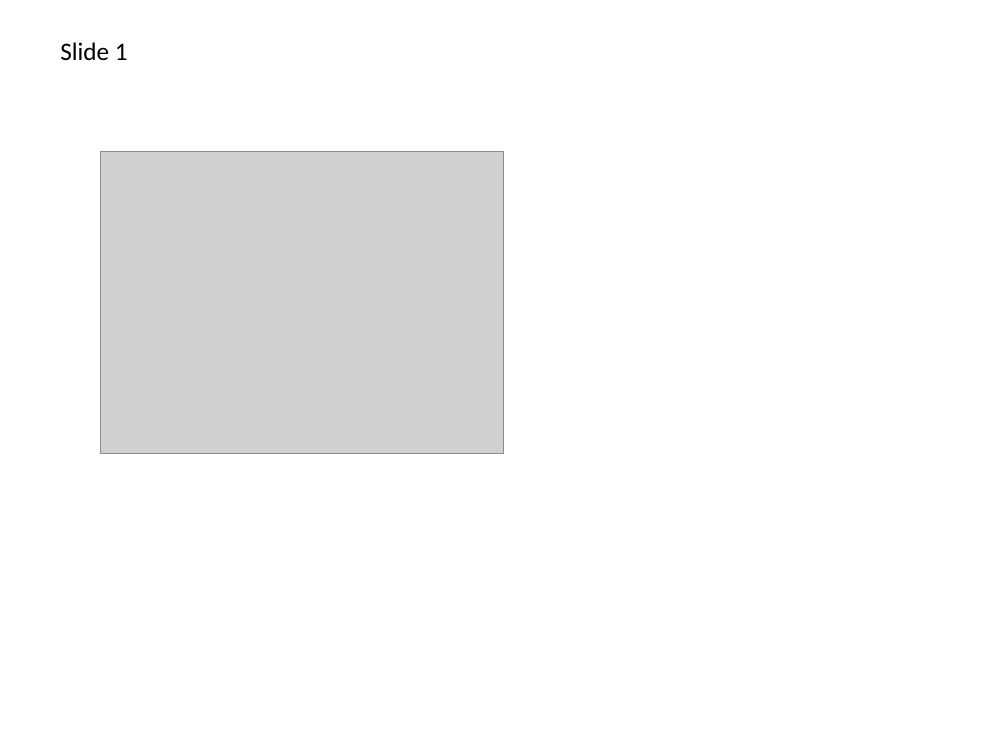
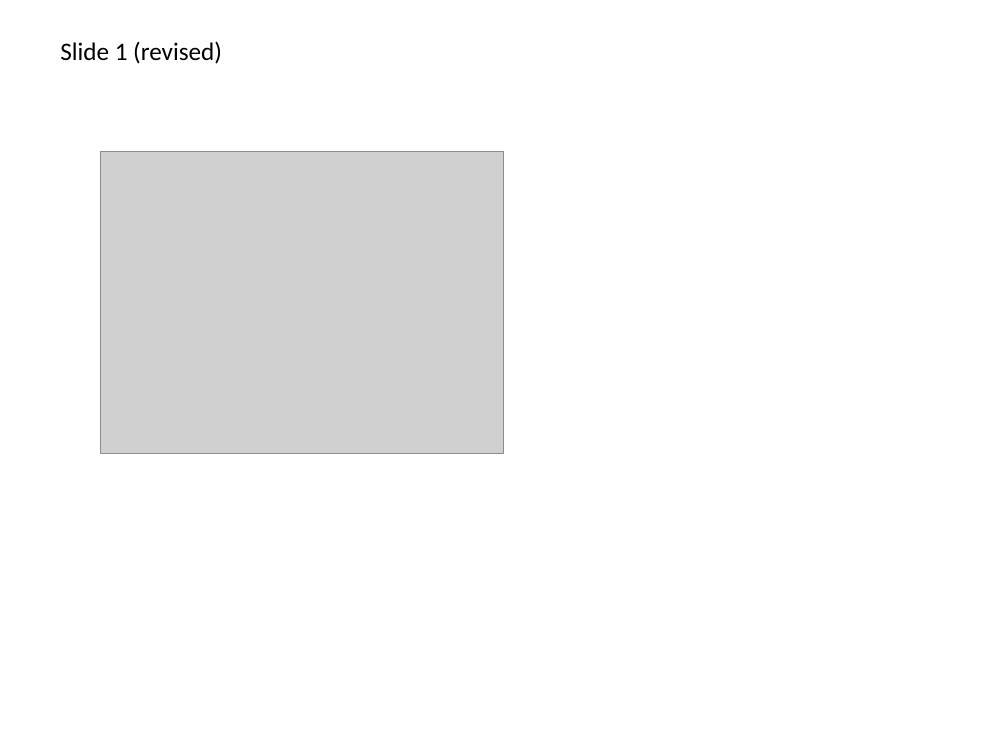
Before and after one commit to valentin-best/pptctl-sample-decks, a slide deck: slide 1 of decks/roadmap.pptx. Drawn at 1008x756 pixels with LibreOffice and Linux fonts; fonts in the diff are those of the drawing; grey boxes stand for pictures. Boxes give left, top, right and bottom in pixels: in the first picture for what was removed or moved away, otherwise in the second. Text is boxed around its words. In the diff, an @@ line names an element or a change of style, - is before the commit and + after.

```diff
--- a/decks/roadmap.pptx
+++ b/decks/roadmap.pptx
@@ text at [60, 41, 222, 64]: text changed @@
-Slide 1
+Slide 1 (revised)
```
Also in this commit, not shown: 2 other slides changed.
